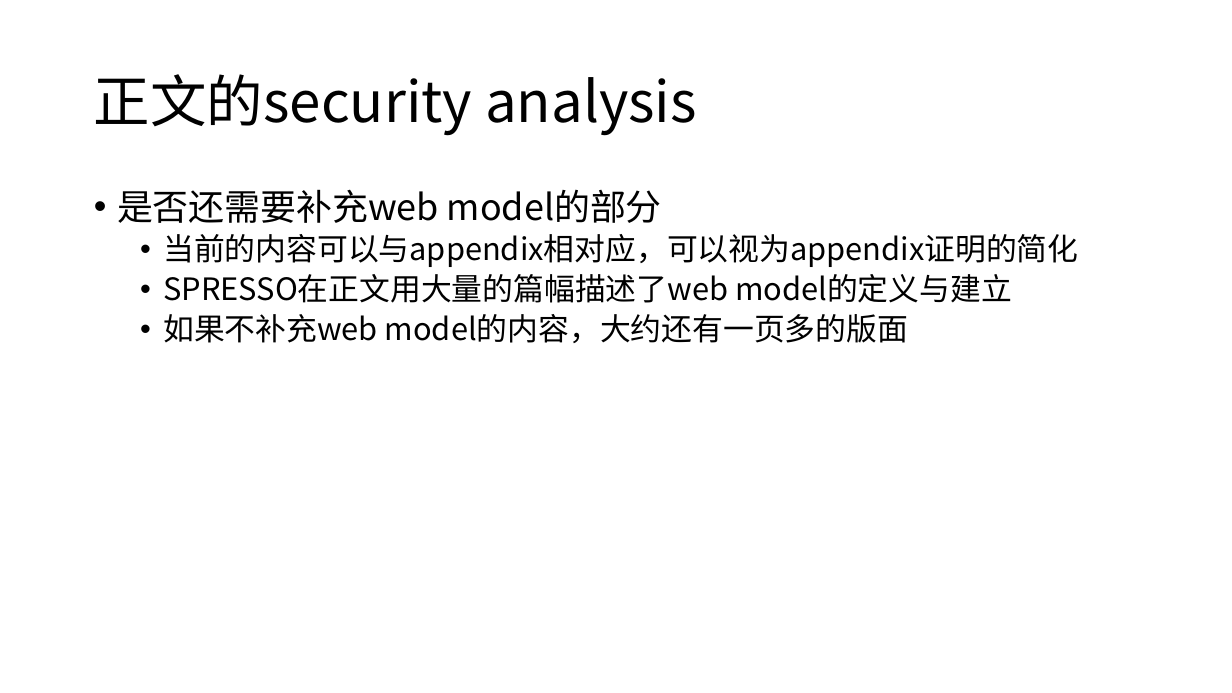
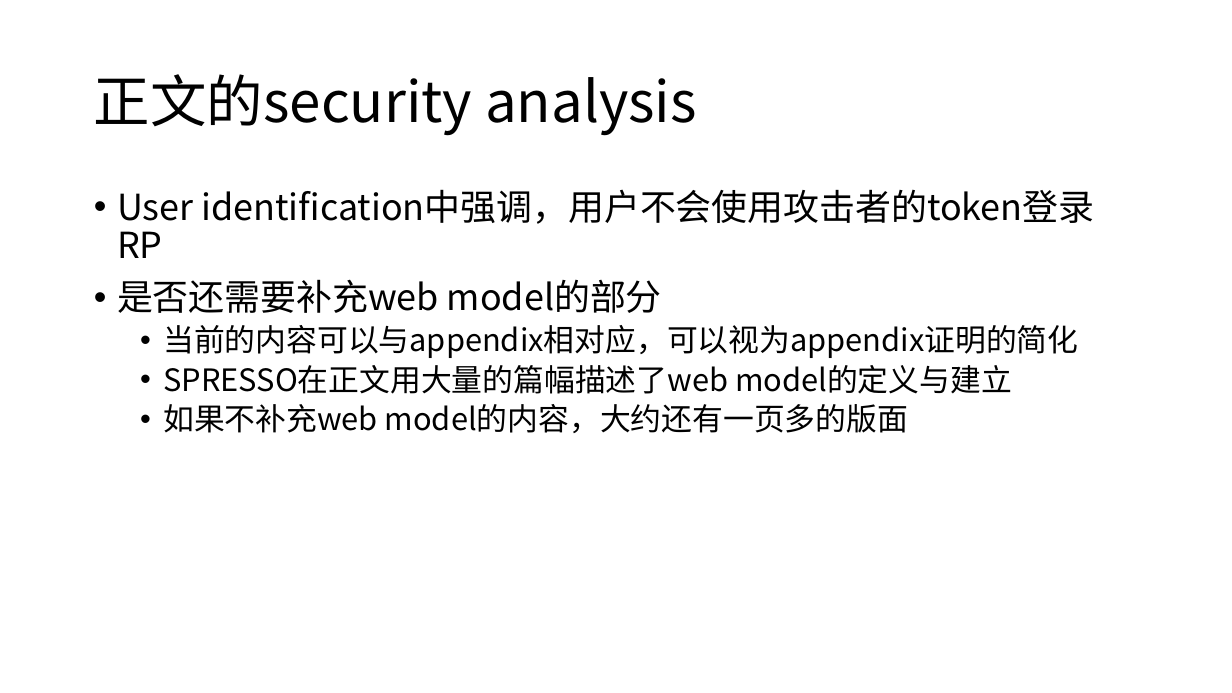
Before and after one commit to cqguo/OIDC-latex, a slide deck: slide 14 of other files/appendix说明.pptx (slide 12 before the commit). Drawn at 1232x693 pixels with LibreOffice and Linux fonts; fonts in the diff are those of the drawing. Boxes give left, top, right and bottom in pixels: in the first picture for what was removed or moved away, otherwise in the second. Text is boxed around its words. In the diff, an @@ line names an element or a change of style, - is before the commit and + after.

```diff
--- a/other files/appendix说明.pptx
+++ b/other files/appendix说明.pptx
@@ text at (117, 189, 1094, 224): paragraph added @@
+• User identification中强调，用户不会使用攻击者的token登录RP
```
Also in this commit, not shown: 2 slides added, 1 other file.
